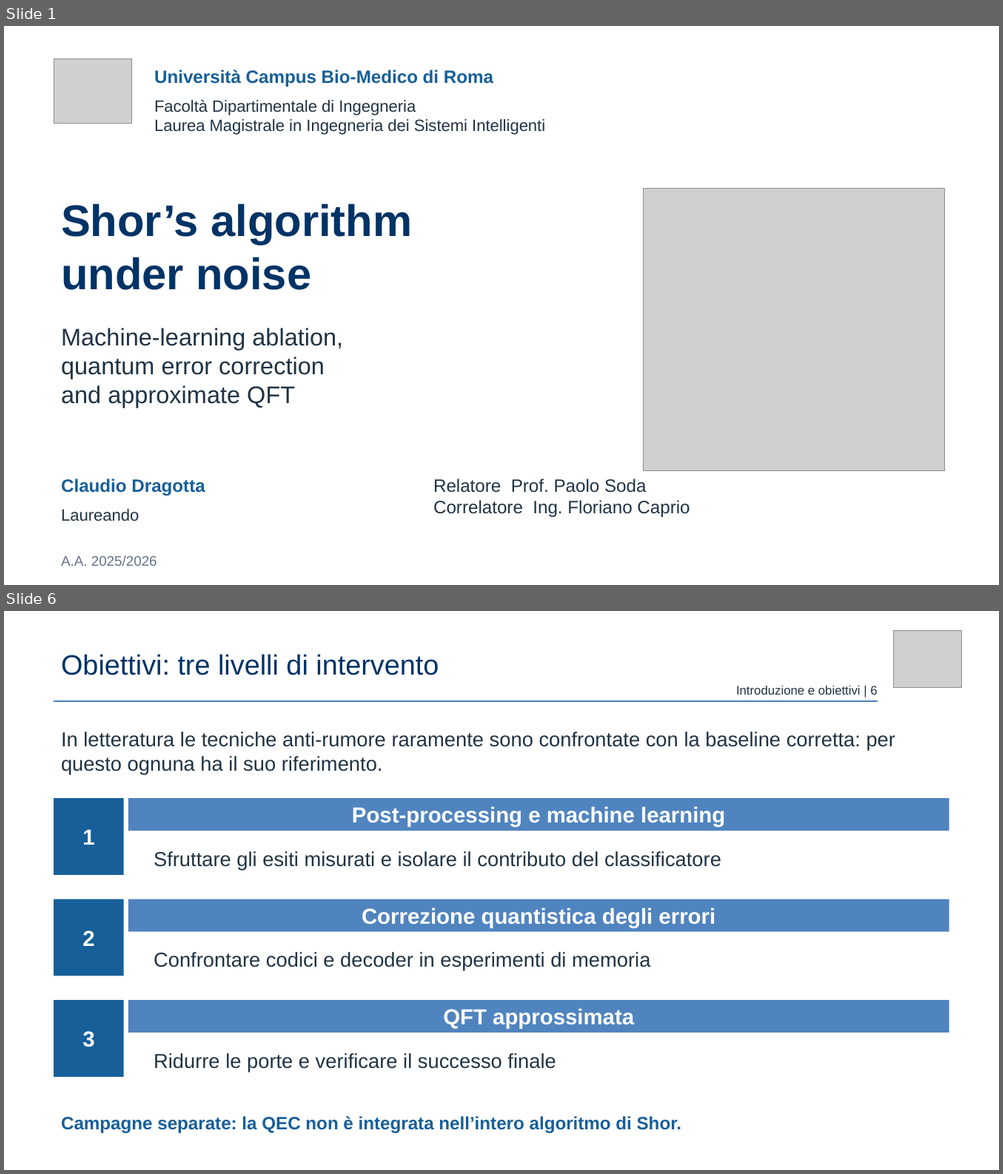
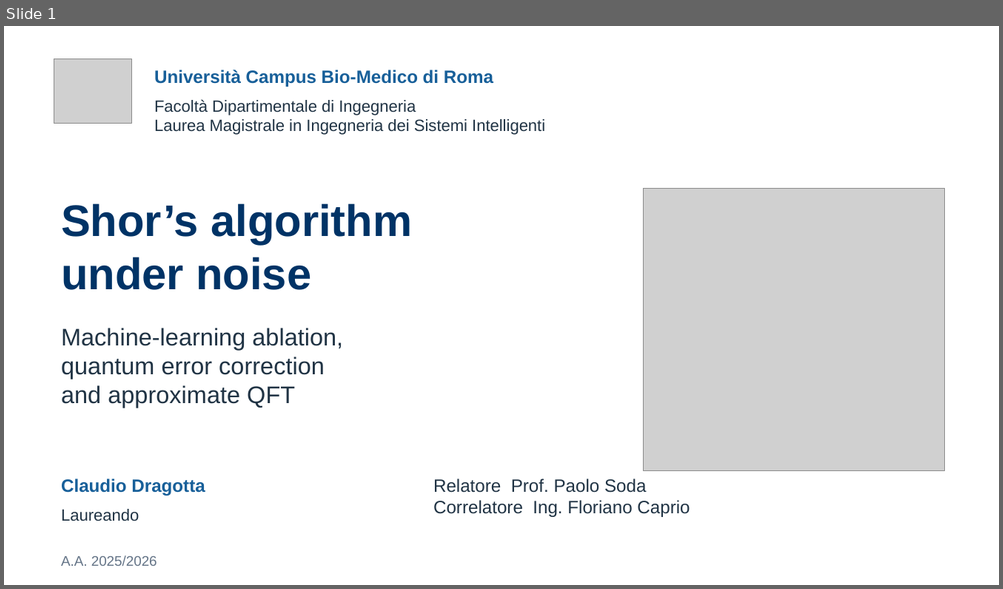
Before and after one commit to claudio-dragotta/shor-nisq-qec-thesis, a slide deck: presentazione/Dragotta Claudio - VERSIONE AGGIORNATA.pptx. Shown one above the other, each under a label of ours: slides 1 and 6 before the commit, slide 1 after it; the slides between them are not shown. The pictures are 1003x1174 and 1003x589 pixels, drawn with LibreOffice and Linux fonts; fonts in the diff are those of the drawing; grey boxes stand for pictures. Boxes give left, top, right and bottom in pixels: in the first picture for what was removed or moved away, otherwise in the second. Text is boxed around its words. In the diff, an @@ line names an element or a change of style, - is before the commit and + after.

```diff
--- a/presentazione/Dragotta Claudio - VERSIONE AGGIORNATA.pptx
+++ b/presentazione/Dragotta Claudio - VERSIONE AGGIORNATA.pptx
@@ slide 6 removed at (4, 611, 999, 1170), background #FFFFFF @@
@@ picture removed at (893, 631, 962, 688) @@
@@ text removed at (61, 654, 438, 675) @@
-Obiettivi: tre livelli di intervento
@@ text removed at (736, 686, 876, 695) @@
-Introduzione e obiettivi | 6
@@ rectangle removed at (54, 701, 878, 702) @@
@@ text removed at (61, 732, 896, 774) @@
-In letteratura le tecniche anti-rumore raramente sono confrontate con la baseline corretta: per questo ognuna ha il suo riferimento.
@@ rectangle removed at (54, 798, 124, 875) @@
-1
@@ rectangle removed at (128, 798, 949, 831) @@
-Post-processing e machine learning
@@ text removed at (153, 851, 721, 869) @@
-Sfruttare gli esiti misurati e isolare il contributo del classificatore
@@ rectangle removed at (54, 899, 124, 976) @@
-2
@@ rectangle removed at (128, 899, 949, 932) @@
-Correzione quantistica degli errori
@@ text removed at (153, 952, 650, 971) @@
-Confrontare codici e decoder in esperimenti di memoria
@@ rectangle removed at (54, 1000, 124, 1077) @@
-3
@@ rectangle removed at (128, 1000, 949, 1034) @@
-QFT approssimata
@@ text removed at (153, 1054, 555, 1071) @@
-Ridurre le porte e verificare il successo finale
@@ text removed at (61, 1116, 681, 1133) @@
-Campagne separate: la QEC non è integrata nell’intero algoritmo di Shor.
```
Also in this commit, not shown: 13 slides changed, 6 other slides removed, 29 other files.
